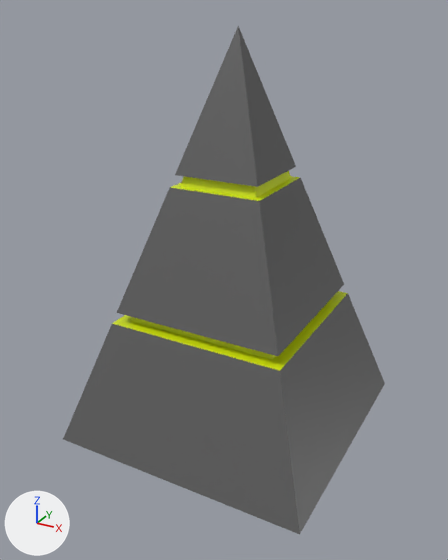
The FBX model SferoTestVR/Assets/Art/Models/Obstacles/SpikeWide.fbx as it was, and as the next commit left it.
The view is the same before and after, from a 50 mm lens placed at (4.91, -3.87, 3.11), pointed at (2.86, -0.14, 1.24). Every picture has the same lights, and +X, +Y and +Z are marked at lower left.

In view in the first picture: 'SpikeWide'.
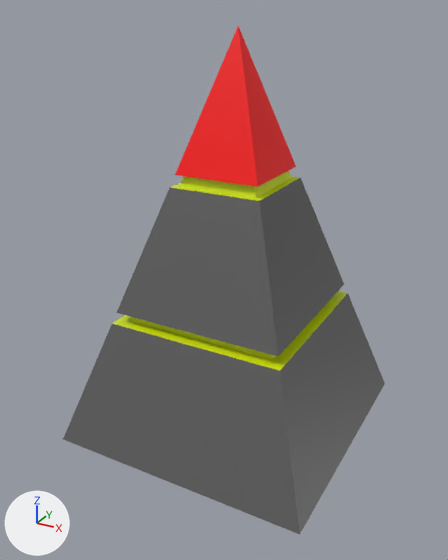
The newer file is also turned or shifted as a whole; pictures and numbers use the older file's frame.

Where the change shows, as pixel boxes [x1, y1, x2, y2] in the pictures (448 x 560 px):
part 1 of me_spikewide, recoloured (grey to red): [175, 26, 296, 187] in both

Patch to the scene script:
```diff
--- a/SferoTestVR/Assets/Art/Models/Obstacles/SpikeWide.fbx.py
+++ b/SferoTestVR/Assets/Art/Models/Obstacles/SpikeWide.fbx.py
@@ mat_material_002 @@
+mat_material_002 = principled_material('Material.002')
+mat_material_002.base_color = (1.0, 0.0, 0.0)  # red #ff0000
@@ me_spikewide @@
 me_spikewide.from_pydata(...)  # 37 vertices, 37 faces; spans x -1.0..1.0, y -1.0..1.0, z 0.0..3.0
 # used by ob_spikewide; location = (2.888, 0.0, 0.0)
+# me_spikewide part 1: all 4 faces centred in x -0.21..0.21, y -0.21..0.21, z 2.36 switch from mat_spikerock (dark grey #616161) to mat_material_002 (red #ff0000)
 me_spikewide.materials.append(mat_spikedecal)
```
